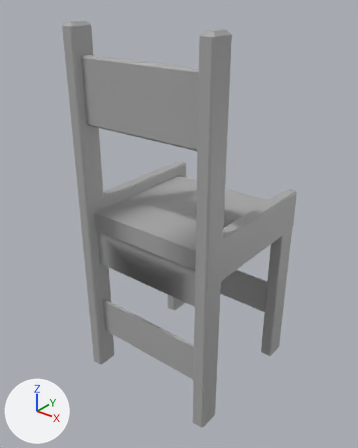
The FBX model Assets/3D Models/FBX_Models/Chair.fbx, before and after one commit.
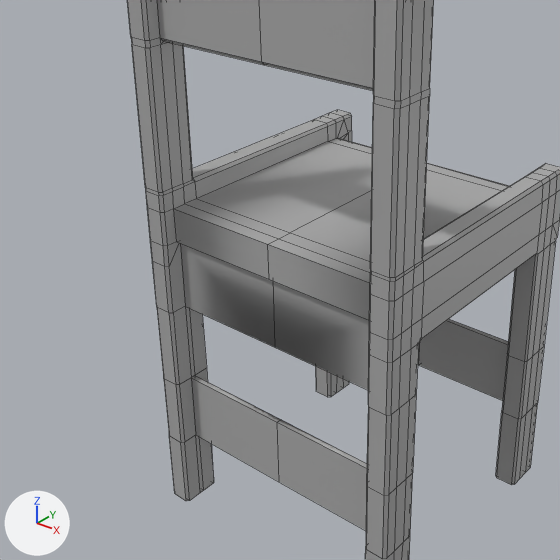
Each version is shown whole from a 50 mm camera at (0.0214, -0.0439, 0.0301) aimed at (-0.0004, -0.0166, 0.0132), then close up on the part from 1% to 82% of the width and 23% to 88% of the height. The axes (+X, +Y, +Z) are drawn at lower left. The lights are the same throughout. The close-ups show mesh edges as thin lines. Where no turn or scale is listed for an object, it has been applied to the vertices. Vertices at the same position are counted once.

The scene before the commit, as lines of its bpy script (objects in view):
```python
me_mesh = bpy.data.meshes.new('Mesh')
me_mesh.from_pydata(...)  # 590 vertices, 622 faces; spans x -0.006..0.006, y -0.0006..0.0114, z -0.0144..0.0134
me_mesh.materials.append(mat_standardsurface1)  # grey #aaaaaa
ob_chair = bpy.data.objects.new('Chair', me_mesh)
ob_chair.location = (0.0, -0.02117, 0.01452)
```
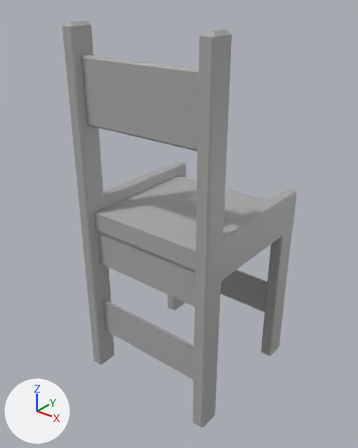
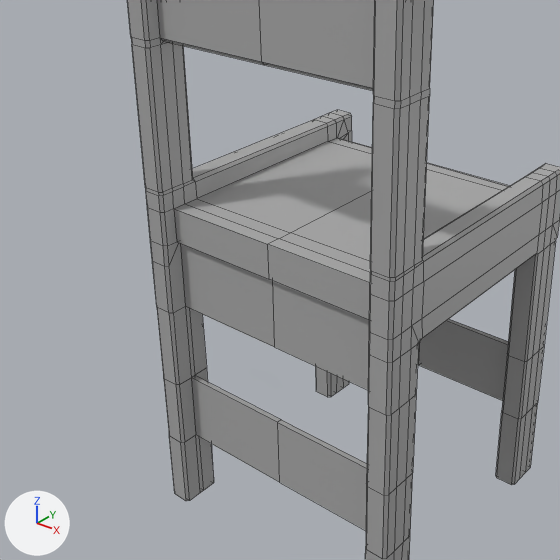
Pixel boxes (x1, y1, x2, y2) of what changed, in the close-ups (560 x 560 px):
part 1 of me_mesh, cut back
    both: (411, 235, 539, 348)

Diff of the bpy script that builds the scene:
```diff
--- a/Assets/3D Models/FBX_Models/Chair.fbx.py
+++ b/Assets/3D Models/FBX_Models/Chair.fbx.py
@@ me_mesh @@
 # used by ob_chair; location = (0.0, -0.02117, 0.01452)
-me_mesh.from_pydata(...)  # 590 vertices, 622 faces; spans x -0.006..0.006, y -0.0006..0.0114, z -0.0144..0.0134
+me_mesh.from_pydata(...)  # 588 vertices, 608 faces; spans x -0.006..0.006, y -0.0006..0.0114, z -0.0144..0.0134
+# me_mesh part 1
+# 1 vertex is removed from x 0.006, y 0.0012, z -0.0022
+# 14 faces are deleted
+# 4 new faces join them
 me_mesh.materials.append(mat_standardsurface1)
```
